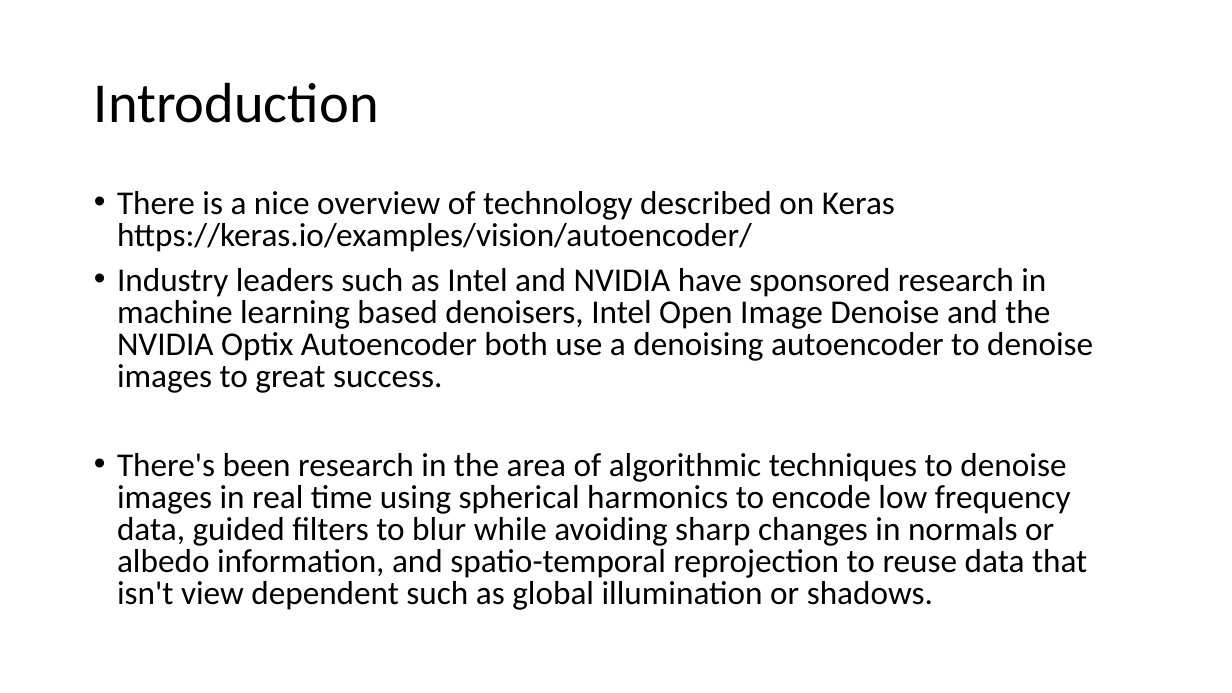
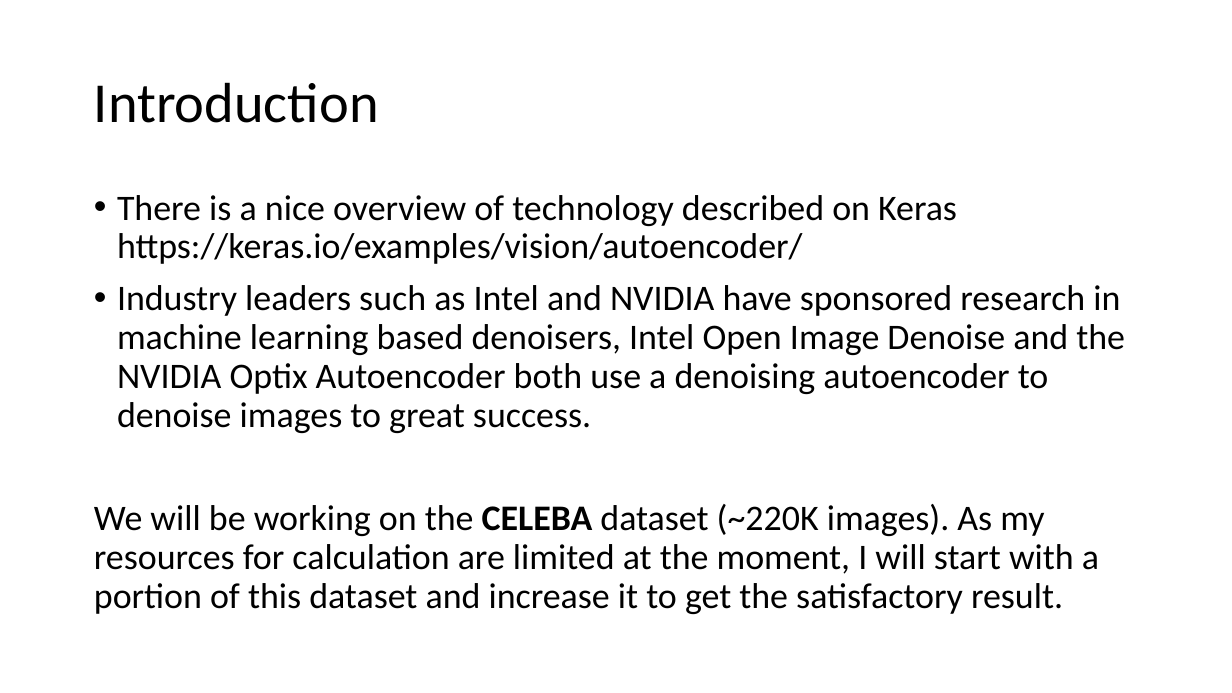
Before and after one commit to Valeriy77/cv_training, a slide deck: slide 4 of CourseProject/CourseProject.pptx (slide 3 before the commit). Drawn at 1232x693 pixels with LibreOffice and Linux fonts; fonts in the diff are those of the drawing. Boxes give left, top, right and bottom in pixels: in the first picture for what was removed or moved away, otherwise in the second. Text is boxed around its words. In the diff, an @@ line names an element or a change of style, - is before the commit and + after.

Commit message:
updated text

```diff
--- a/CourseProject/CourseProject.pptx
+++ b/CourseProject/CourseProject.pptx
@@ text at <box>117,195,1125,433</box>: size 25.9 to 28 pt in "There is a nice overview of technology ...", "Industry leaders such as Intel and NVIDIA ..."; line spacing 0.8 to 0.9 @@
@@ text at <box>94,504,1099,614</box>: text changed; size 25.9 to 28 pt @@
-• There's been research in the area of algorithmic techniques to denoise images in real time using spherical harmonics to encode low frequency data, guided filters to blur while avoiding sharp changes in normals or albedo information, and spatio-temporal reprojection to reuse data that isn't view dependent such as global illumination or shadows.
+We will be working on the CELEBA dataset (~220K images). As my resources for calculation are limited at the moment, I will start with a portion of this dataset and increase it to get the satisfactory result.
```
Also in this commit, not shown: 3 other slides changed, 1 slide added, 1 slide removed.
